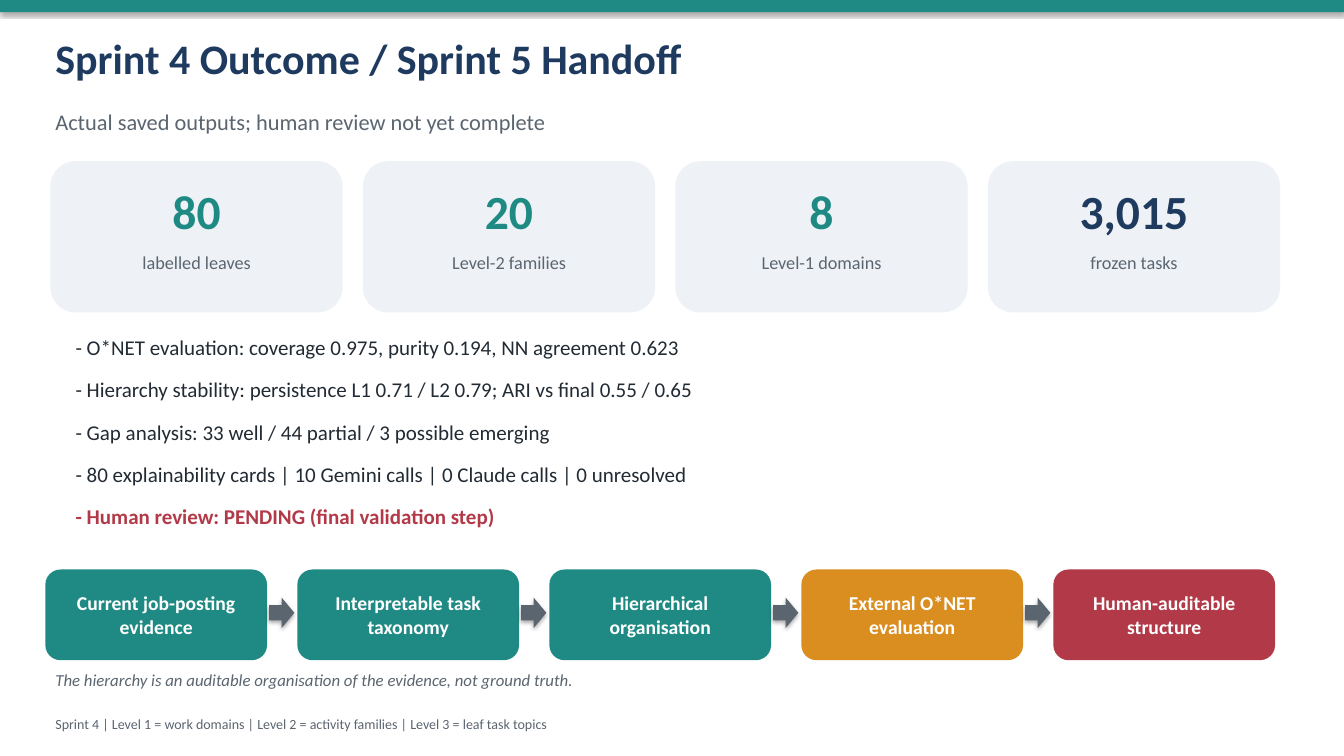
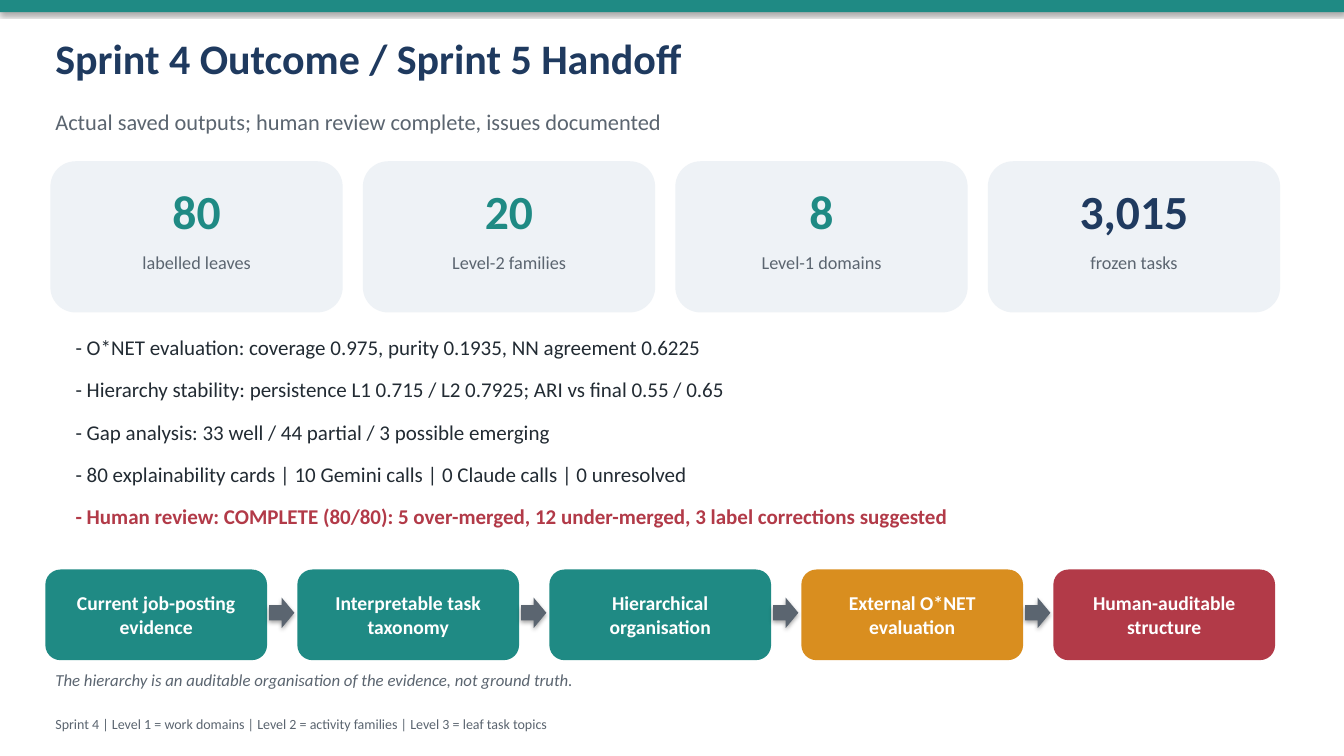
Before and after one commit to seanr995/IE-7945-Project, a slide deck: slide 8 of CAPESTONE PROJECT/SPRINT4_FINAL_SUBMISSION/Sprint4_Labeling_Hierarchy_Presentation.pptx. Drawn at 1344x756 pixels with LibreOffice and Linux fonts; fonts in the diff are those of the drawing. Boxes give left, top, right and bottom in pixels: in the first picture for what was removed or moved away, otherwise in the second. Text is boxed around its words. In the diff, an @@ line names an element or a change of style, - is before the commit and + after.

Commit message:
Finalize Sprint 4 results and human review

```diff
--- a/CAPESTONE PROJECT/SPRINT4_FINAL_SUBMISSION/Sprint4_Labeling_Hierarchy_Presentation.pptx
+++ b/CAPESTONE PROJECT/SPRINT4_FINAL_SUBMISSION/Sprint4_Labeling_Hierarchy_Presentation.pptx
@@ text at box(55, 114, 660, 134): text changed @@
-Actual saved outputs; human review not yet complete
+Actual saved outputs; human review complete, issues documented
@@ text at box(87, 340, 699, 359): text changed @@
-- O*NET evaluation: coverage 0.975, purity 0.194, NN agreement 0.623
+- O*NET evaluation: coverage 0.975, purity 0.1935, NN agreement 0.6225
@@ text at box(87, 382, 723, 401): text changed @@
-- Hierarchy stability: persistence L1 0.71 / L2 0.79; ARI vs final 0.55 / 0.65
+- Hierarchy stability: persistence L1 0.715 / L2 0.7925; ARI vs final 0.55 / 0.65
@@ text at box(87, 508, 947, 528): text changed @@
-- Human review: PENDING (final validation step)
+- Human review: COMPLETE (80/80): 5 over-merged, 12 under-merged, 3 label corrections suggested
```
Also in this commit, not shown: 6 other slides changed, 1 slide added, 1 slide removed, 52 other files.
